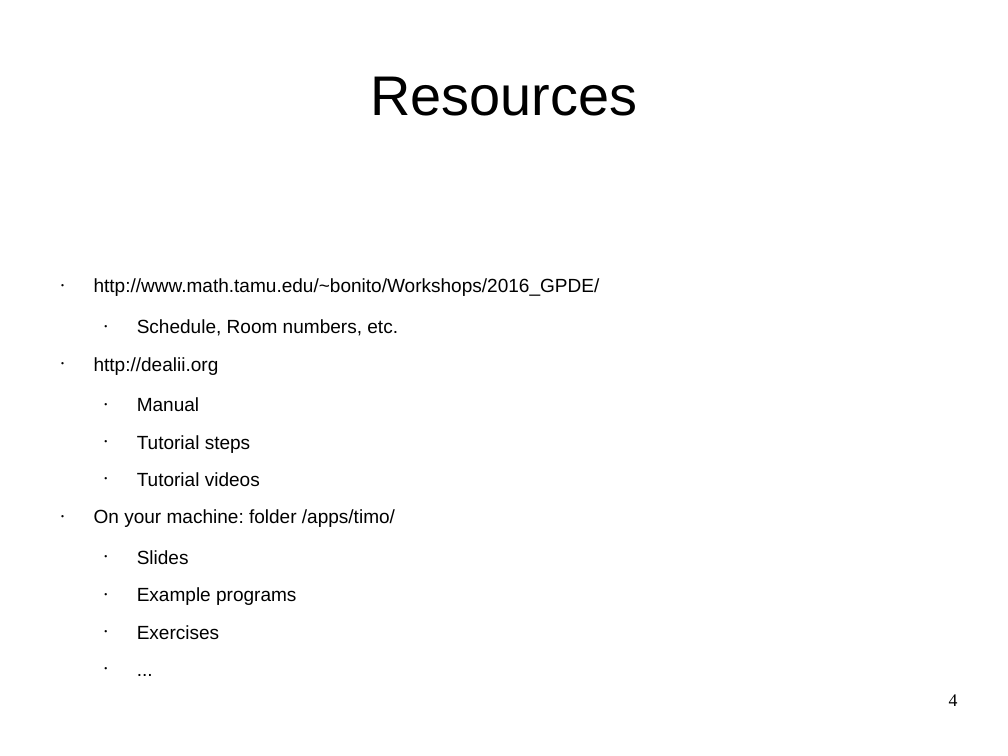
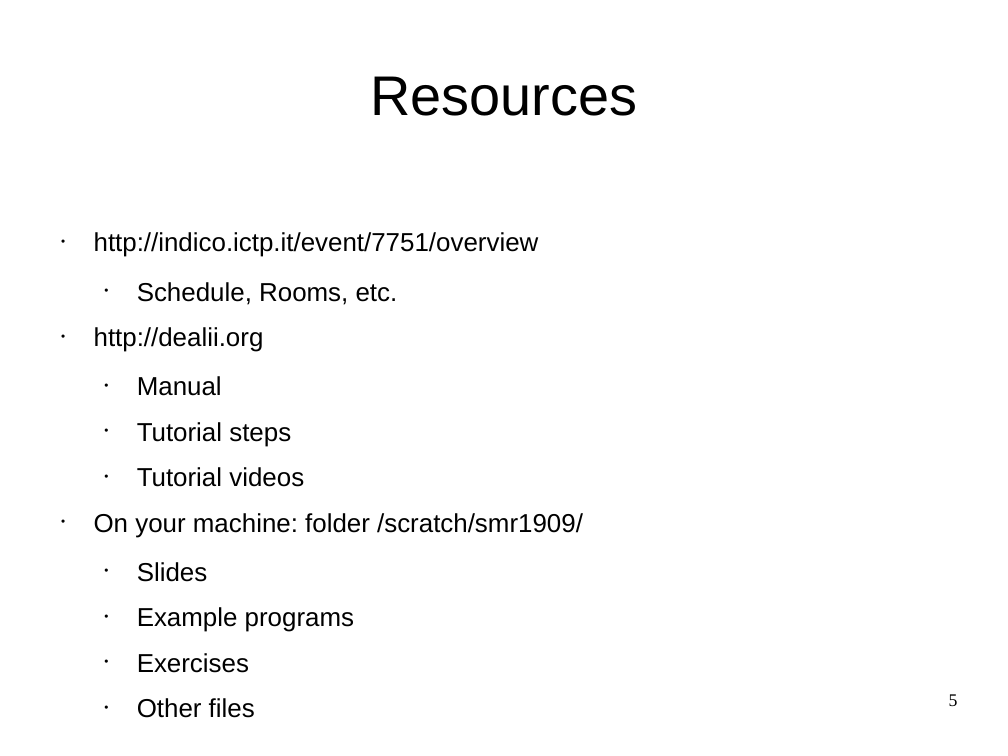
Before and after one commit to ndem0/deal.II-tutorial, a slide deck: slide 5 of slides.odp (slide 4 before the commit). Drawn at 1008x756 pixels with LibreOffice and Linux fonts; fonts in the diff are those of the drawing. Boxes give left, top, right and bottom in pixels: in the first picture for what was removed or moved away, otherwise in the second. Text is boxed around its words. In the diff, an @@ line names an element or a change of style, - is before the commit and + after.

Commit message:
update slides

```diff
--- a/slides.odp
+++ b/slides.odp
@@ text at box(94, 232, 583, 632): text changed; size 15 to 20.4 pt @@
-  • ...
+  • Other files
@@ text at box(94, 232, 539, 305): text changed; size 15 to 20.4 pt @@
-• http://www.math.tamu.edu/~bonito/Workshops/2016_GPDE/
-  • Schedule, Room numbers, etc.
+• http://indico.ictp.it/event/7751/overview
+  • Schedule, Rooms, etc.
@@ text at box(94, 327, 354, 632): size 15 to 20.4 pt in "http://dealii.org", "Manual", "Tutorial steps", "Tutorial videos" and 3 more places @@
@@ text at box(94, 513, 583, 538): text changed; size 15 to 20.4 pt @@
-• On your machine: folder /apps/timo/
+• On your machine: folder /scratch/smr1909/
@@ page number at box(949, 694, 958, 706): text changed @@
-4
+5
```
Also in this commit, not shown: 18 other slides changed, 1 slide added, 1 slide removed.
